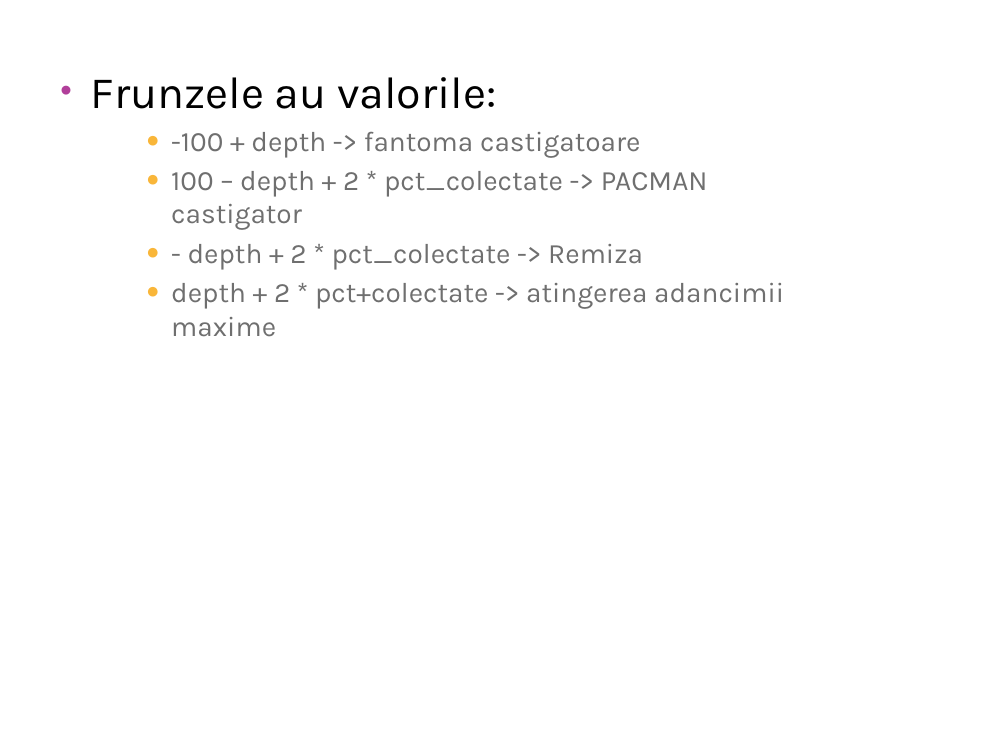
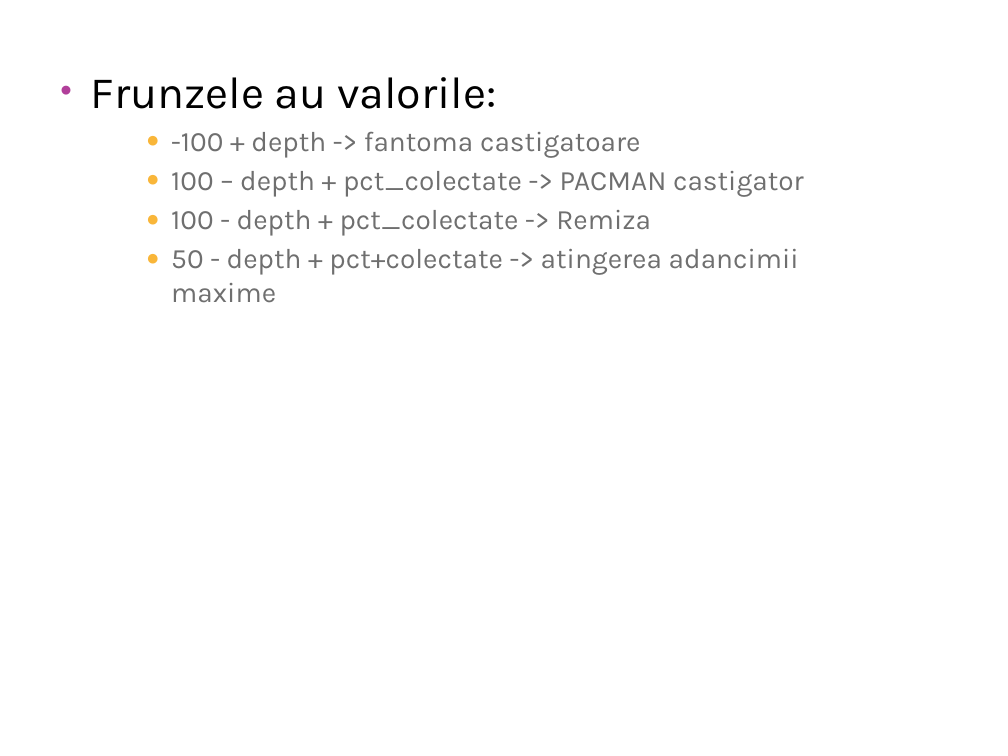
Before and after one commit to Aleexuta/PACMAN_MIN_MAX, a slide deck: slide 6 of Algoritmul minmax alpha beta pruning - Pacman.pptx. Drawn at 1008x756 pixels with LibreOffice and Linux fonts; fonts in the diff are those of the drawing; background and template pictures are left out. Boxes give left, top, right and bottom in pixels: in the first picture for what was removed or moved away, otherwise in the second. Text is boxed around its words. In the diff, an @@ line names an element or a change of style, - is before the commit and + after.

```diff
--- a/Algoritmul minmax alpha beta pruning - Pacman.pptx
+++ b/Algoritmul minmax alpha beta pruning - Pacman.pptx
@@ text at box(171, 171, 804, 303): text changed @@
-      ● 100 – depth + 2 * pct_colectate -> PACMAN castigator
-      ● - depth + 2 * pct_colectate -> Remiza
-      ● depth + 2 * pct+colectate -> atingerea adancimii maxime
+      ● 100 – depth + pct_colectate -> PACMAN castigator
+      ● 100 - depth + pct_colectate -> Remiza
+      ● 50 - depth + pct+colectate -> atingerea adancimii maxime
```
Also in this commit, not shown: 2 other slides changed, 2 slides added, 1 slide removed, 4 other files.
